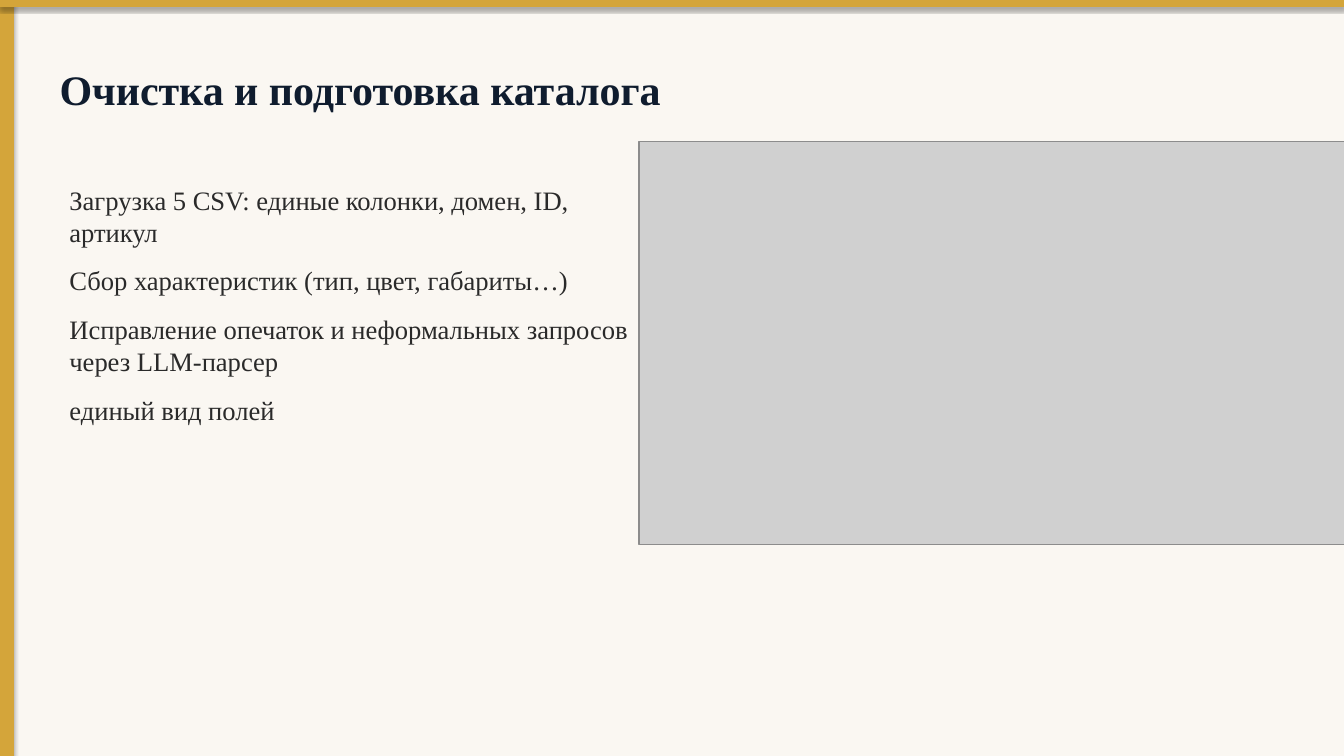
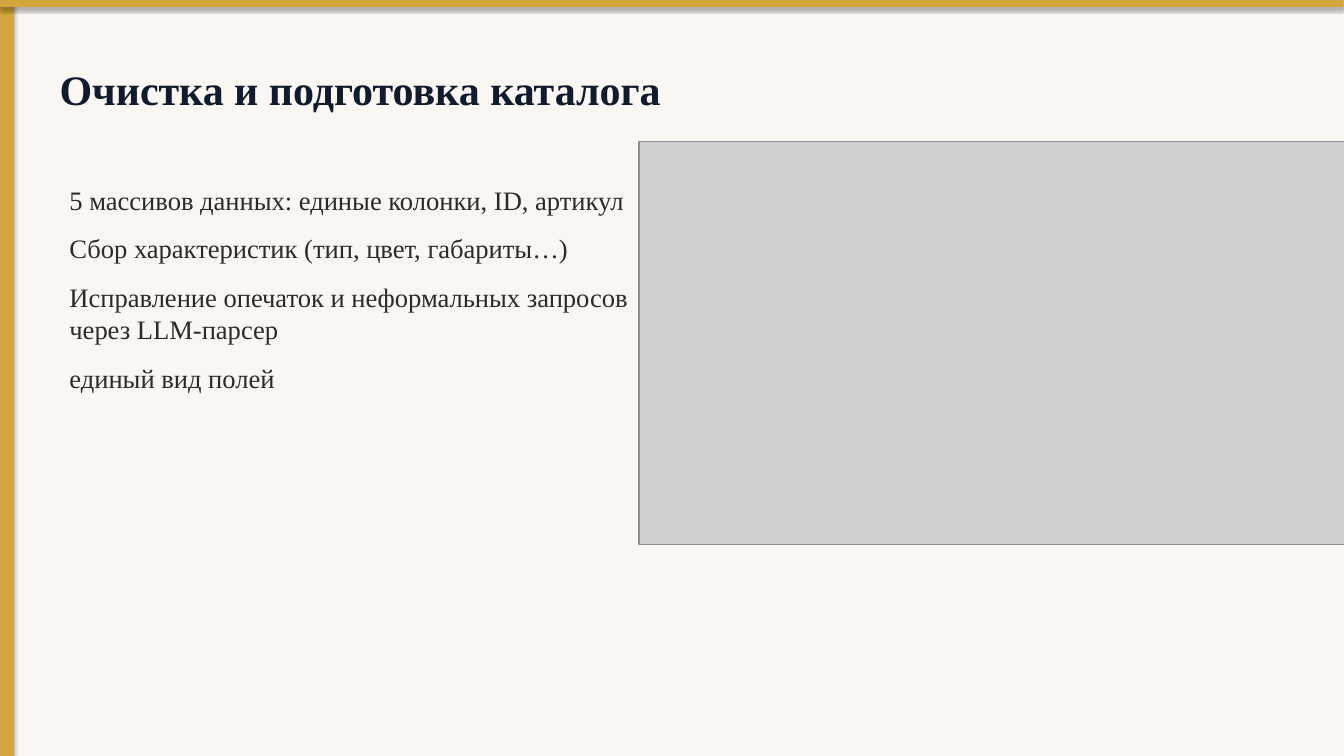
Before and after one commit to firsovps-tech/Most_cool_project_in_the_world, a slide deck: slide 11 of presentation_libre.pptx. Drawn at 1344x756 pixels with LibreOffice and Linux fonts; fonts in the diff are those of the drawing; grey boxes stand for pictures. Boxes give left, top, right and bottom in pixels: in the first picture for what was removed or moved away, otherwise in the second. Text is boxed around its words. In the diff, an @@ line names an element or a change of style, - is before the commit and + after.

```diff
--- a/presentation_libre.pptx
+++ b/presentation_libre.pptx
@@ text at bbox=[69, 192, 623, 215]: text changed @@
-Загрузка 5 CSV: единые колонки, домен, ID, артикул
+5 массивов данных: единые колонки, ID, артикул
```
Also in this commit, not shown: 2 other slides changed, 4 slides added, 2 slides removed.
